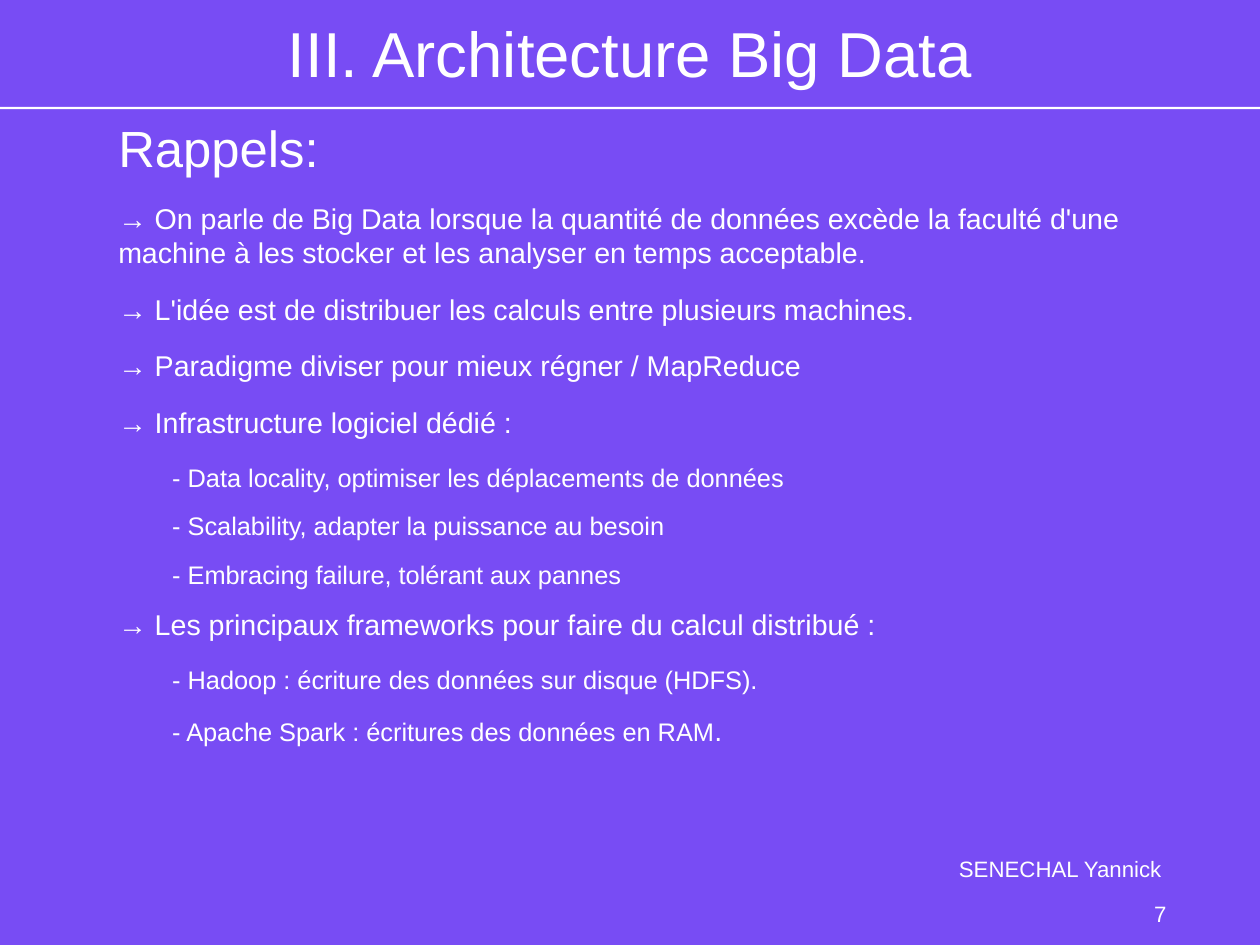
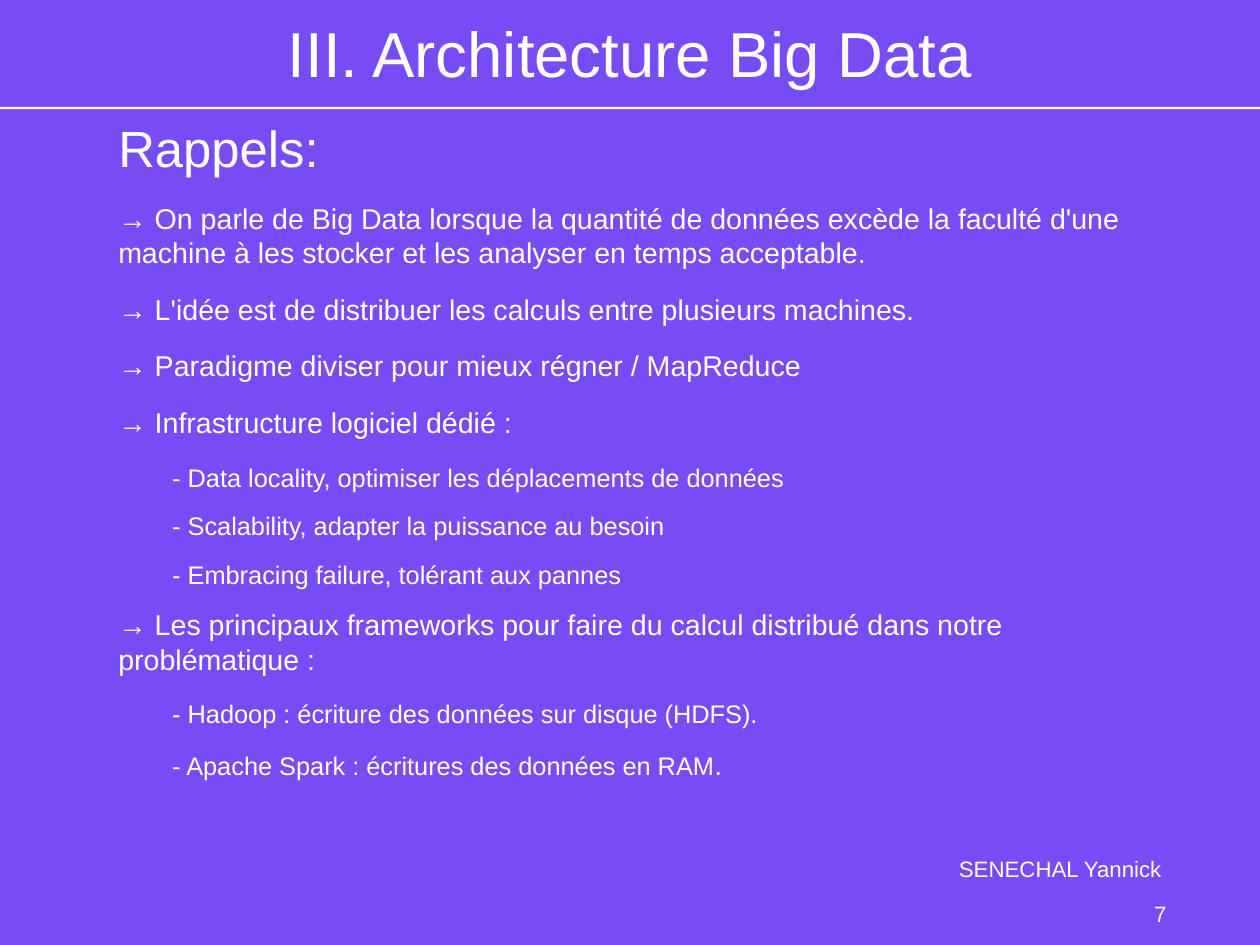
Before and after one commit to YannickSenechal29/OC_DS_Projet_8_SENECHAL_Yannick, a slide deck: slide 7 of P8_03_Support.odp. Drawn at 1260x945 pixels with LibreOffice and Linux fonts; fonts in the diff are those of the drawing; background and template pictures are left out. Boxes give left, top, right and bottom in pixels: in the first picture for what was removed or moved away, otherwise in the second. Text is boxed around its words. In the diff, an @@ line names an element or a change of style, - is before the commit and + after.

Commit message:
Add presentation update

```diff
--- a/P8_03_Support.odp
+++ b/P8_03_Support.odp
@@ text at <box>118,614,1002,675</box>: text changed @@
-→ Les principaux frameworks pour faire du calcul distribué :
+→ Les principaux frameworks pour faire du calcul distribué dans notre problématique :
```
Also in this commit, not shown: 1 other slide changed.
